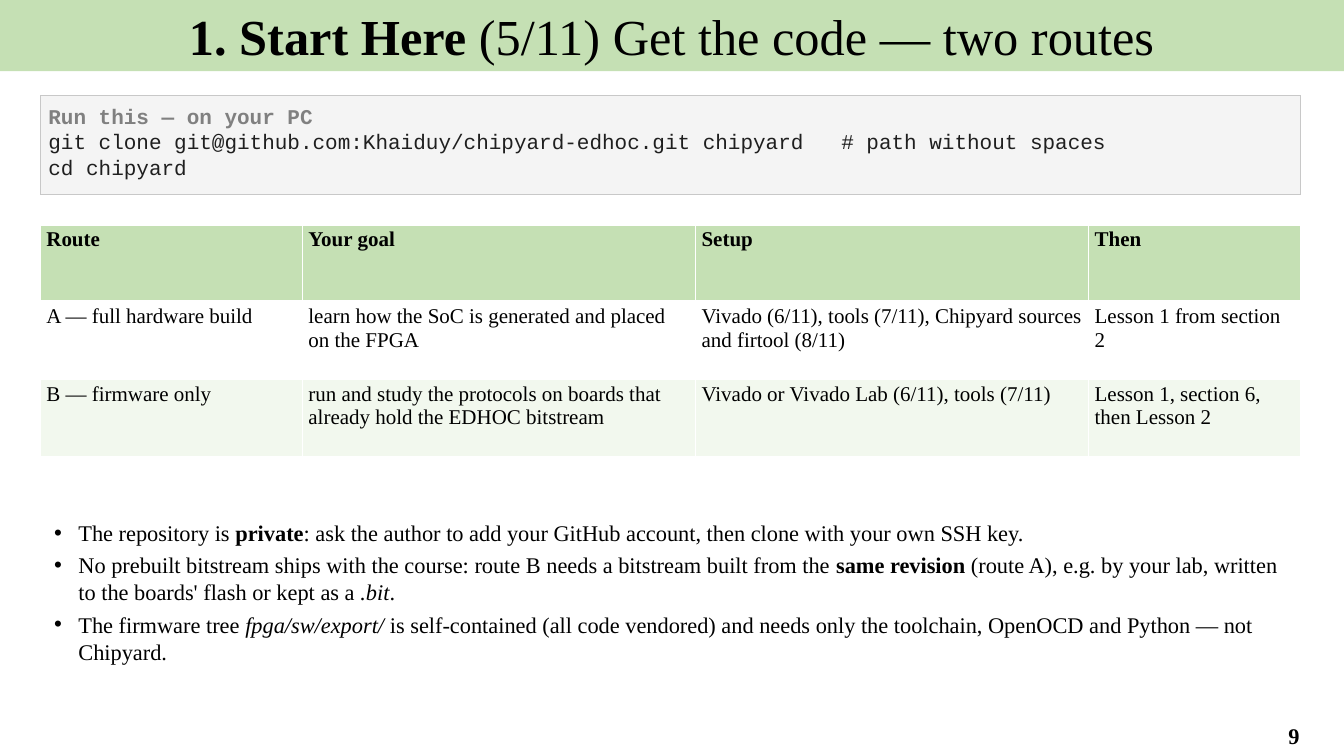
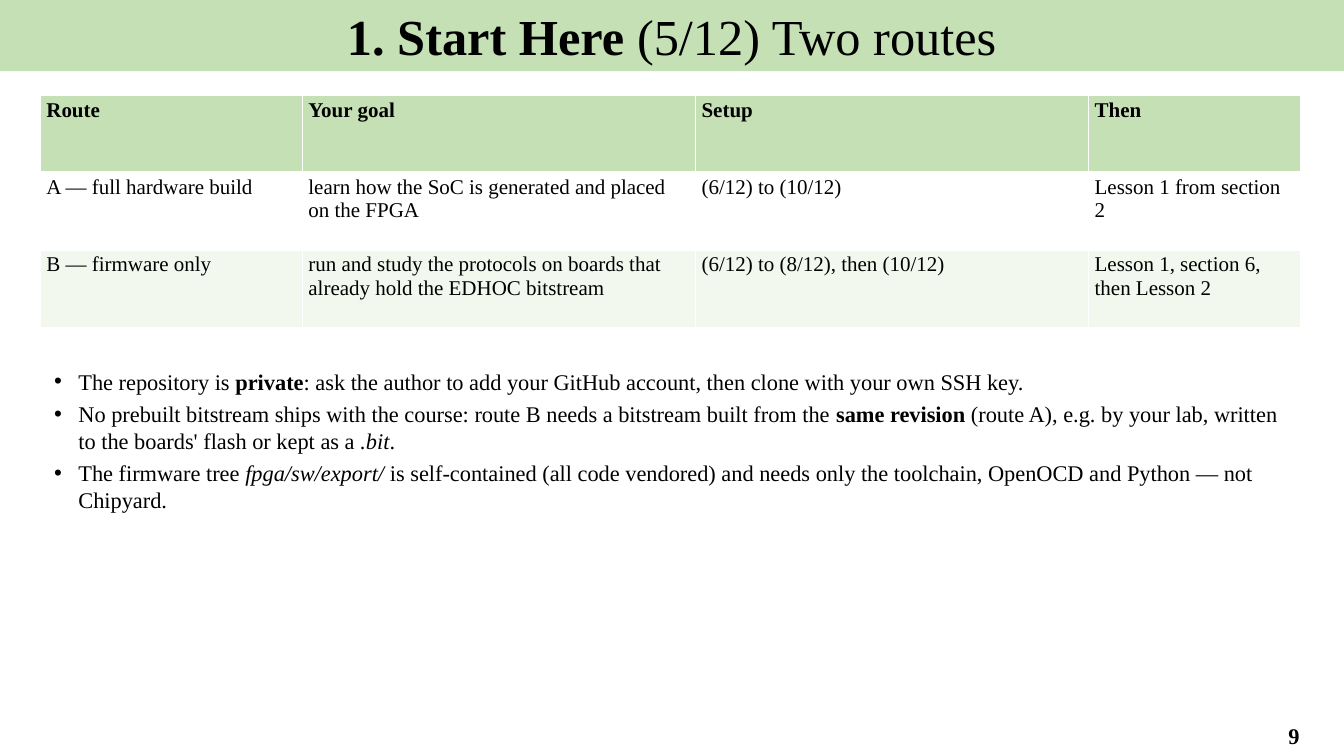
Before and after one commit to Khaiduy/chipyard-edhoc, a slide deck: slide 9 of fpga/sw/export/docs/slides/01_EDHOC_SoC_on_Arty_A7-100T.pptx. Drawn at 1344x756 pixels with LibreOffice and Linux fonts; fonts in the diff are those of the drawing. Boxes give left, top, right and bottom in pixels: in the first picture for what was removed or moved away, otherwise in the second. Text is boxed around its words. In the diff, an @@ line names an element or a change of style, - is before the commit and + after.

```diff
--- a/fpga/sw/export/docs/slides/01_EDHOC_SoC_on_Arty_A7-100T.pptx
+++ b/fpga/sw/export/docs/slides/01_EDHOC_SoC_on_Arty_A7-100T.pptx
@@ text in rectangle at [347,20,996,65]: text changed @@
-1. Start Here (5/11) Get the code — two routes
+1. Start Here (5/12) Two routes
@@ table at [40,96,1301,328] @@
-row 2, column 3: Vivado (6/11), tools (7/11), Chipyard sources and firtool (8/11)
+row 2, column 3: (6/12) to (10/12)
-row 3, column 3: Vivado or Vivado Lab (6/11), tools (7/11)
+row 3, column 3: (6/12) to (8/12), then (10/12)
@@ table: place and size @@
-table at [40,225,1301,457]
+table at [40,96,1301,328]
@@ rectangle removed at [40,96,1301,195] @@
-Run this — on your PC
-git clone git@github.com:Khaiduy/chipyard-edhoc.git chipyard # path without spaces
-cd chipyard
@@ text "The repository is private: ask ...": place and size @@
-text "The repository is private: ask ..." at [78,525,1277,665]
+text "The repository is private: ask ..." at [78,374,1277,513]
```
Also in this commit, not shown: 17 other slides changed, 1 slide added, 11 other files.
